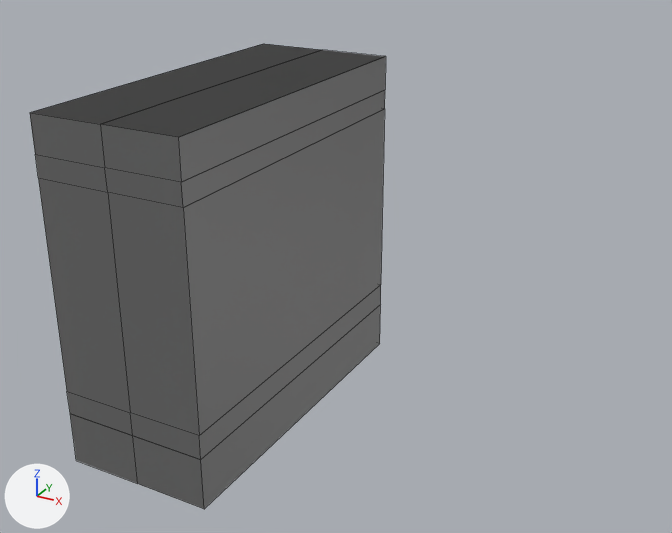
One commit to the Blender file Env_Wall_Windowed_A.blend: the scene before it, then after it.
Rendered twice from a 50 mm lens placed at (2.3, -15.11, 7.39), pointed at (-3.31, -4.91, 2.29). Arrows for +X, +Y and +Z are at lower left; the lights stay in place. The picture after the commit comes second. Mesh edges are drawn as thin lines.

The scene before the commit, as lines of its bpy script (objects in view):
```python
me_cube_001 = bpy.data.meshes.new('Cube.001')
me_cube_001.from_pydata(...)  # 24 vertices, 17 faces; spans x -1.0..0.0, y -1.0..1.0, z -1.0..1.0
ob_cube = bpy.data.objects.new('Cube', me_cube_001)
ob_cube.location = (-4.37, -5.71, 2.61)
ob_cube.scale = (1.0, 2.33, 2.25)
_m = ob_cube.modifiers.new('Mirror', 'MIRROR')
_m.use_axis = (True, True, False)
```
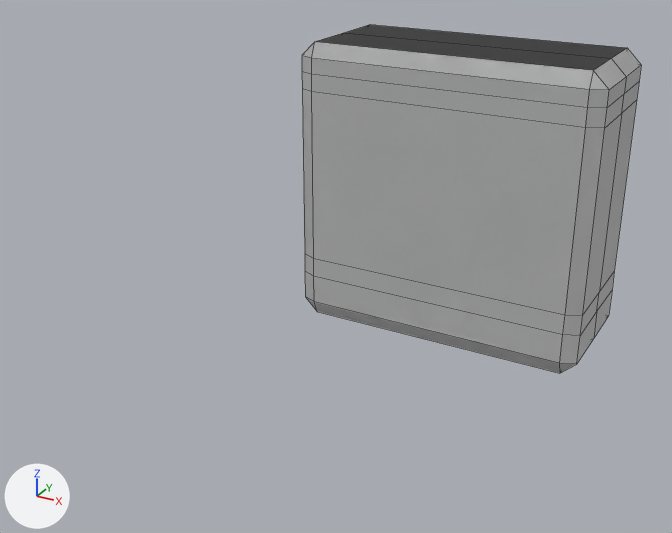
Changed parts and their boxes [x1, y1, x2, y2] in the pictures (672 x 533 px):
'Cube', moved, turned, modifiers changed: before [30, 44, 386, 509]; after [302, 25, 641, 373]

The change in detail:
Object 'Cube' (ob_cube) moves from (-4.37, -5.71, 2.61) to (-2.69, -1.99, 2.61).
Object 'Cube' (ob_cube) turns from (0, 0, 0) to (0, 0, -91) degrees about x, y and z.
Object 'Cube' (ob_cube) gains a BEVEL modifier named 'Bevel'.
